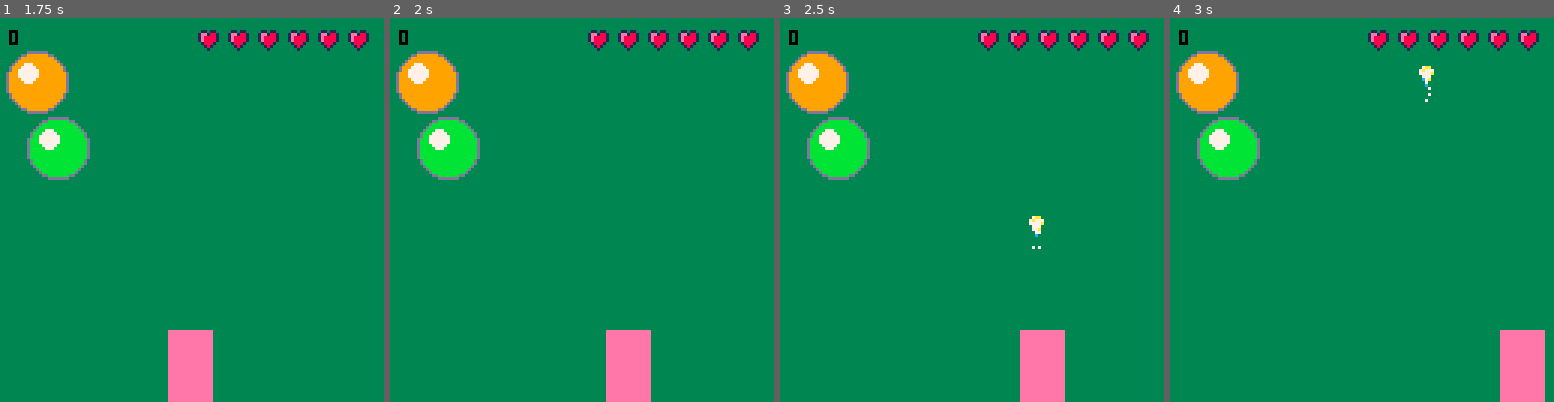
Above: before the commit, frames 1-4 (left to right).
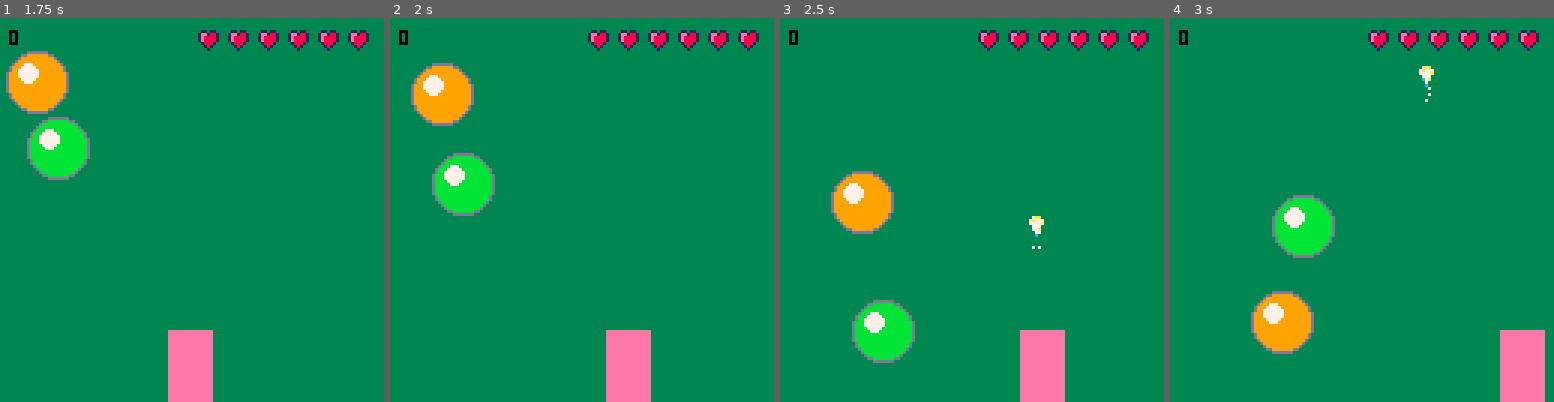
Above: after the commit, the same moments.

Repository: escargames/Anthrax
Game: PICO-8 cartridge Anthrax.p8
The game is run twice, just before and just after one commit, with the same random seed, the same clock (stepped at 60 frames per second) and the same inputs.
Inputs:
- Up to frame 1 (1.75 s): tap O (Z key) at 0.7, 1.7 s; hold Right from 1.6 s (still down)
- Up to frame 2 (2 s): keep holding Right
- Up to frame 3 (2.5 s): release Right at 2.1 s; tap O (Z key) at 2.1 s; hold Up 2.15-2.42 s; hold Right from 2.47 s (still down)
- Up to frame 4 (3 s): keep holding Right; tap O (Z key) at 2.5, 2.9 s

Frame 1 is identical in both runs. In frame 2, 5.4% of the frame differs, in the area x 1-28%, y 8-52%; in frame 3, 8.5%; in frame 4, 8.5%, in the area x 1-43%, y 8-88%.

Commit message:
delete 2 seconds delay

Diff:
--- a/Anthrax.p8
+++ b/Anthrax.p8
@@ -90,10 +90,7 @@
         --add_ball()
     end
 
-    if tm > 2 then
-        update_balls()
-    end
-
+    update_balls()
     update_player()
     update_shots()
 
